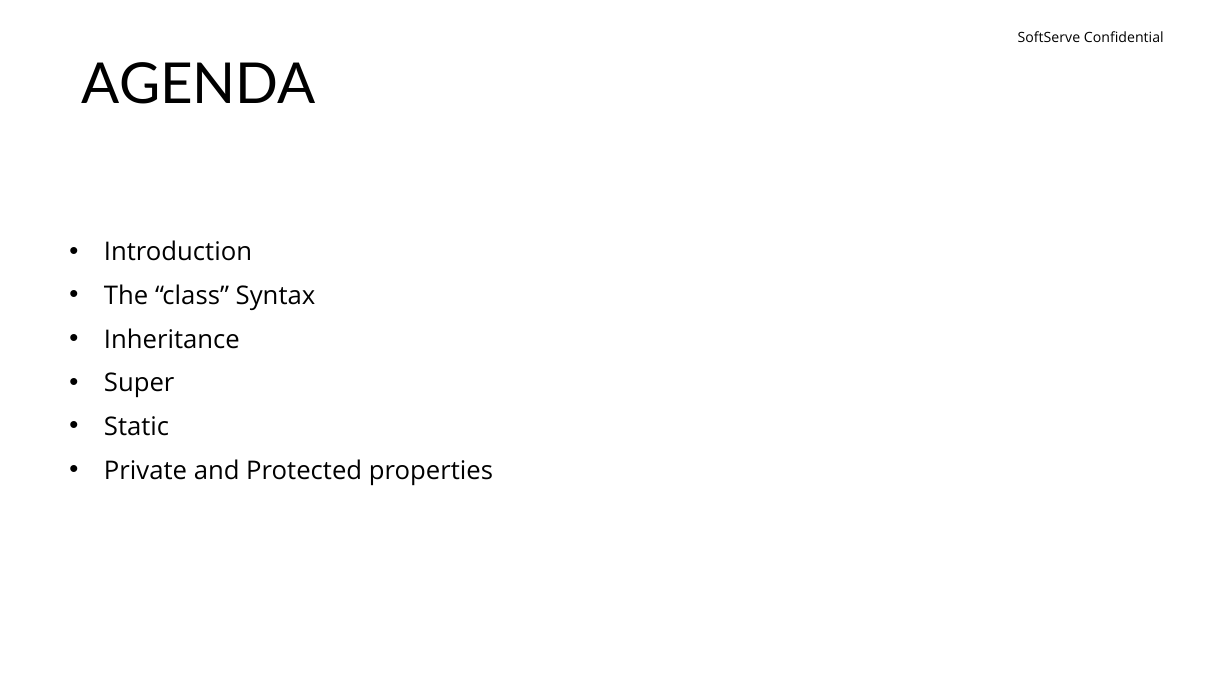
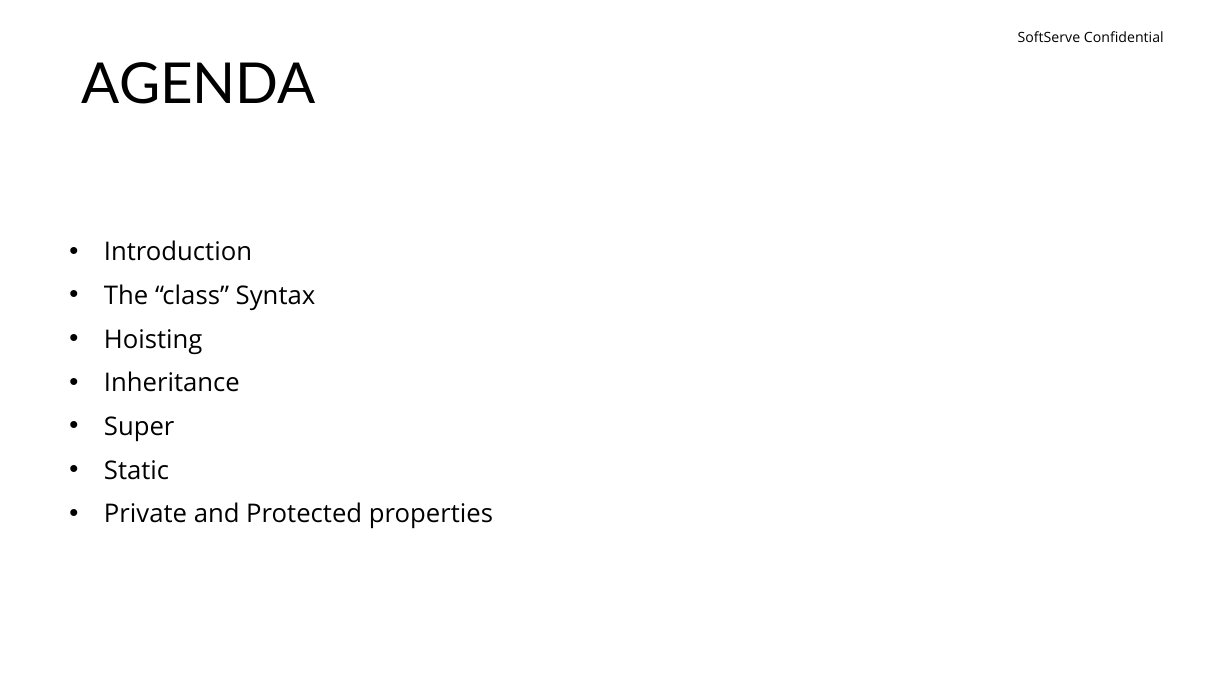
Before and after one commit to IhorKalyta/Presentation, a slide deck: slide 2 of Classes_JS.pptx. Drawn at 1232x693 pixels with LibreOffice and Linux fonts; fonts in the diff are those of the drawing; background and template pictures are left out. Boxes give left, top, right and bottom in pixels: in the first picture for what was removed or moved away, otherwise in the second. Text is boxed around its words. In the diff, an @@ line names an element or a change of style, - is before the commit and + after.

```diff
--- a/Classes_JS.pptx
+++ b/Classes_JS.pptx
@@ text at [104, 329, 203, 355]: paragraph added @@
+• Hoisting
```
Also in this commit, not shown: 2 other slides changed, 1 slide added.
